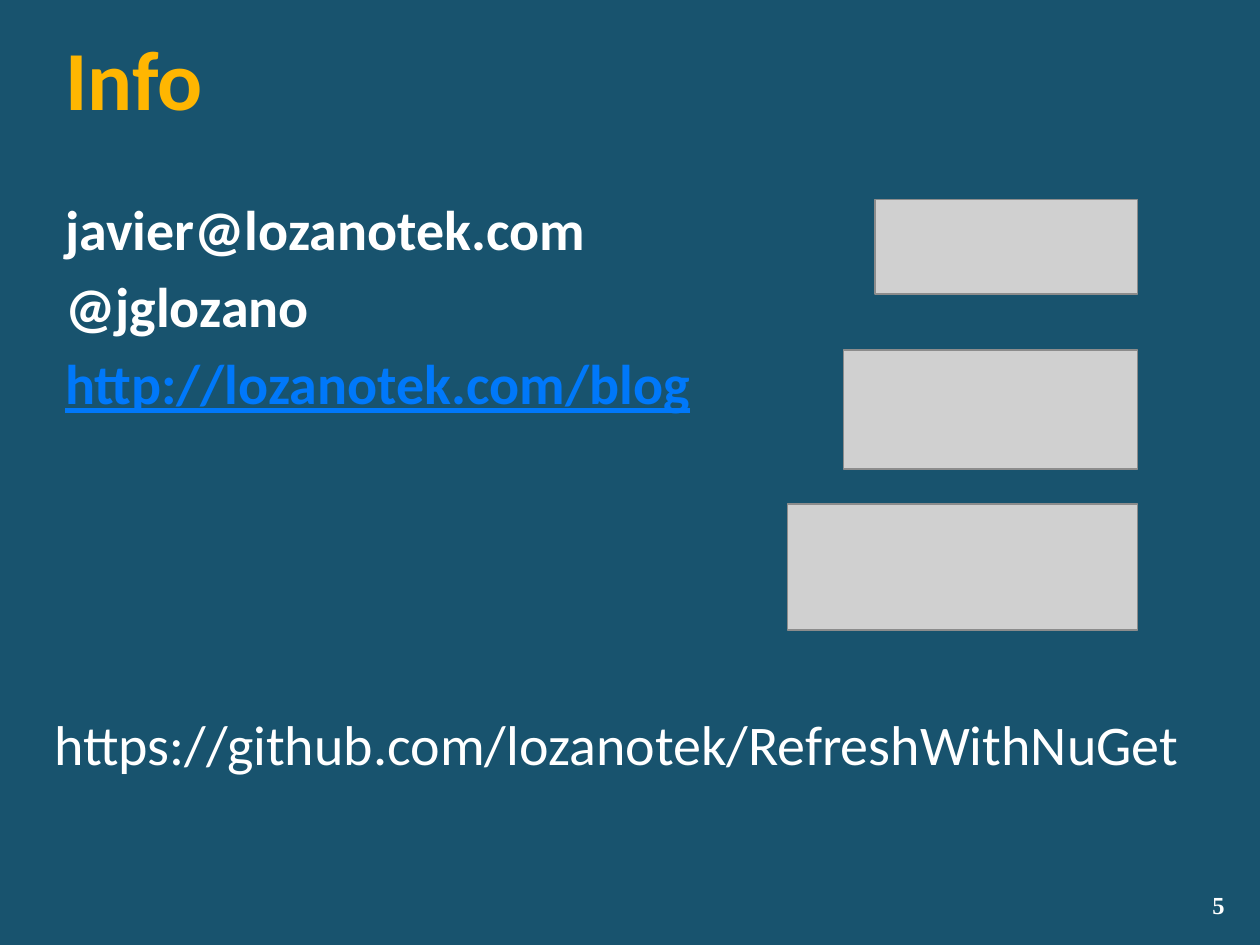
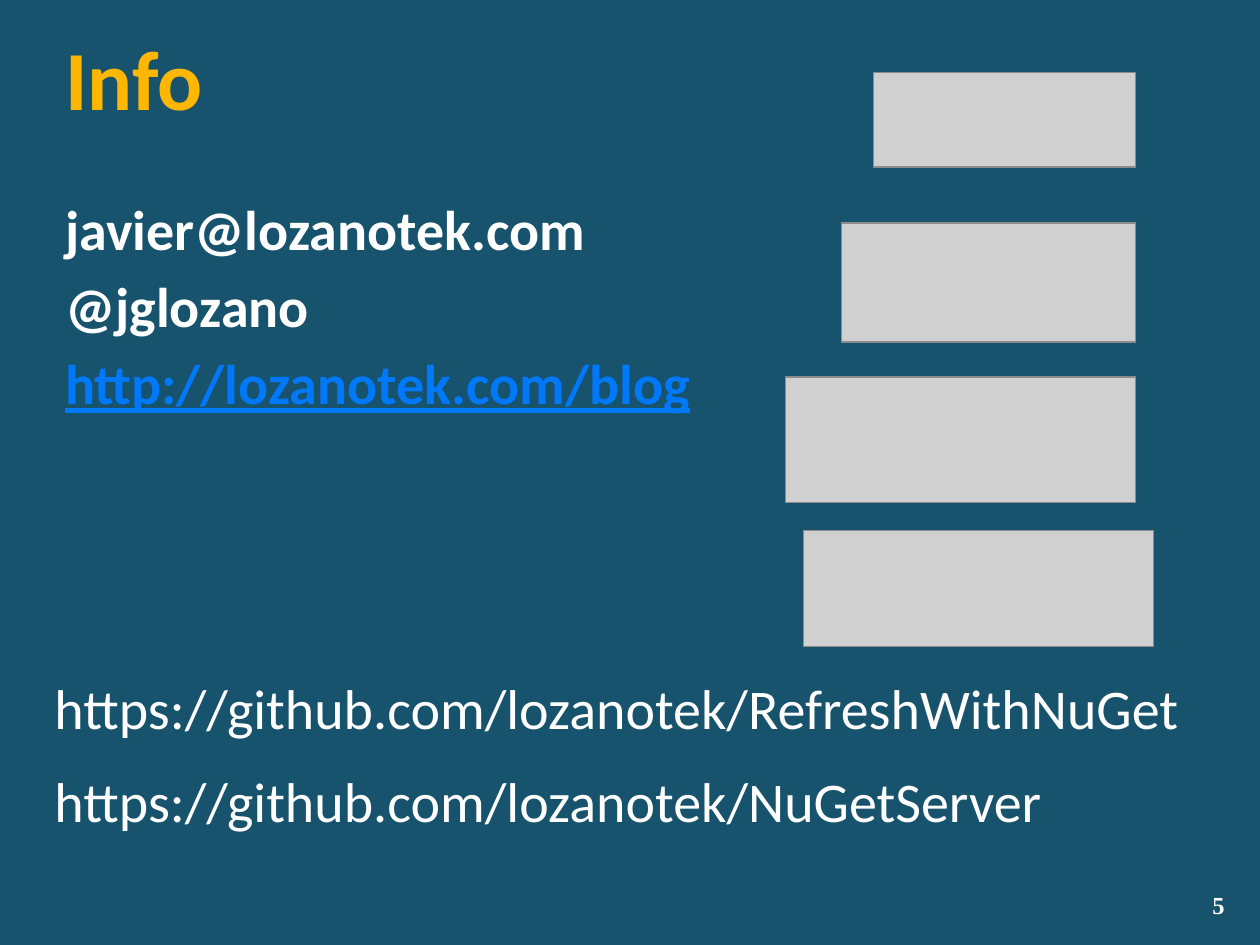
Before and after one commit to lozanotek/RefreshWithNuGet, a slide deck: slide 5 of slides/RefreshWithNuGet.pptx. Drawn at 1260x945 pixels with LibreOffice and Linux fonts; fonts in the diff are those of the drawing; grey boxes stand for pictures; background and template pictures are left out. Boxes give left, top, right and bottom in pixels: in the first picture for what was removed or moved away, otherwise in the second. Text is boxed around its words. In the diff, an @@ line names an element or a change of style, - is before the commit and + after.

Commit message:
Fixed layout and added turbine logo.

```diff
--- a/slides/RefreshWithNuGet.pptx
+++ b/slides/RefreshWithNuGet.pptx
@@ 3 pictures: place and size @@
-3 pictures at [788,199,1138,630]
+3 pictures at [786,72,1137,503]
@@ picture added at [804,530,1154,646] @@
@@ text "https://github.com/lozanotek/RefreshWithNuGet": place and size @@
-text "https://github.com/lozanotek/RefreshWithNuGet" at [54,726,1178,775]
+text "https://github.com/lozanotek/RefreshWithNuGet" at [54,690,1178,739]
@@ text added at [54,783,1041,832], 32 pt, text #FFFFFF @@
+https://github.com/lozanotek/NuGetServer
```
Also in this commit, not shown: 5 slides removed.
